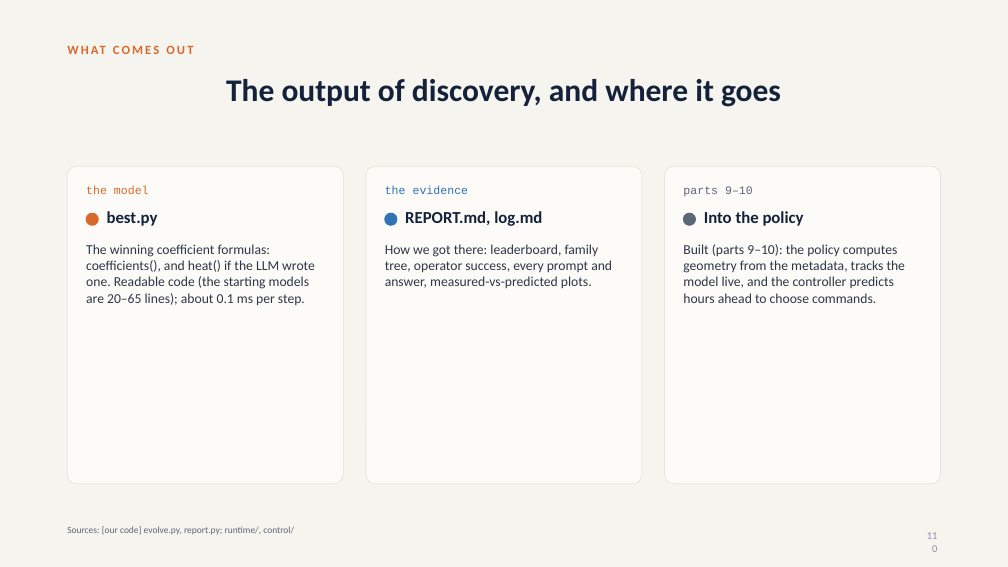
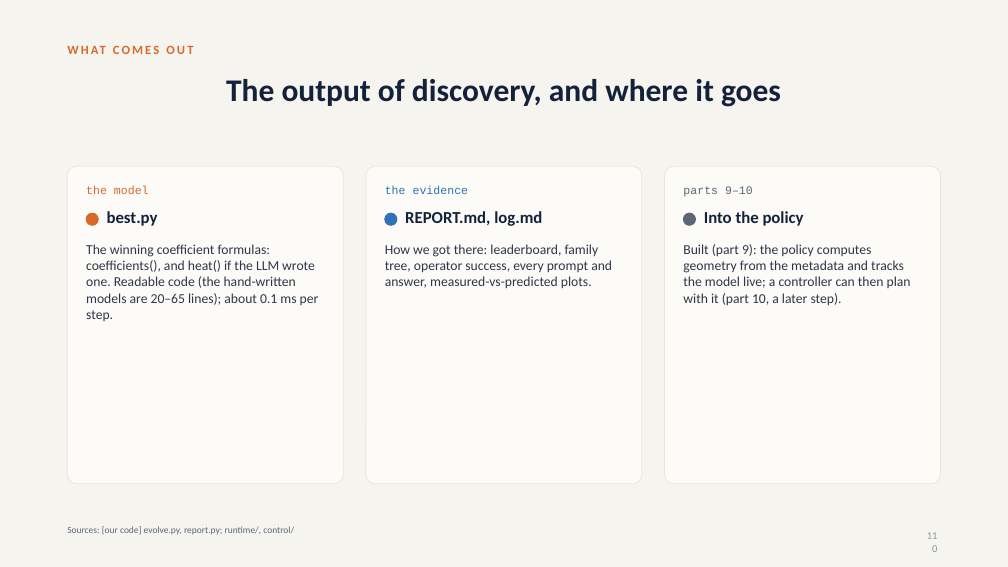
Before and after one commit to srivathsanb14/working-code, a slide deck: slide 110 of docs/One_Controller_for_Every_Building.pptx. Drawn at 1008x567 pixels with LibreOffice and Linux fonts; fonts in the diff are those of the drawing. Boxes give left, top, right and bottom in pixels: in the first picture for what was removed or moved away, otherwise in the second. Text is boxed around its words. In the diff, an @@ line names an element or a change of style, - is before the commit and + after.

```diff
--- a/docs/One_Controller_for_Every_Building.pptx
+++ b/docs/One_Controller_for_Every_Building.pptx
@@ text at box(86, 244, 319, 321): text changed @@
-The winning coefficient formulas: coefficients(), and heat() if the LLM wrote one. Readable code (the starting models are 20–65 lines); about 0.1 ms per step.
+The winning coefficient formulas: coefficients(), and heat() if the LLM wrote one. Readable code (the hand-written models are 20–65 lines); about 0.1 ms per step.
@@ text at box(683, 244, 911, 305): text changed @@
-Built (parts 9–10): the policy computes geometry from the metadata, tracks the model live, and the controller predicts hours ahead to choose commands.
+Built (part 9): the policy computes geometry from the metadata and tracks the model live; a controller can then plan with it (part 10, a later step).
```
Also in this commit, not shown: 19 other slides changed, 5 other files.
